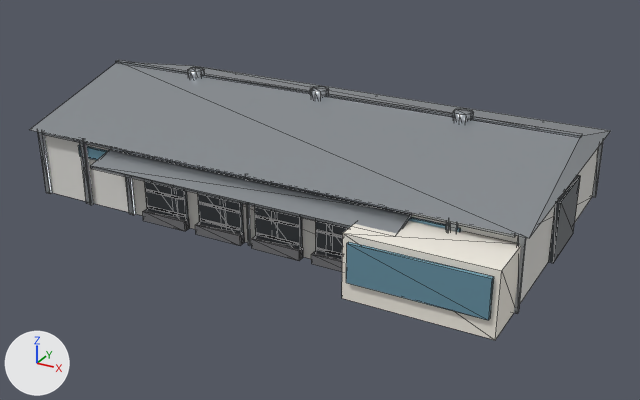
An edit to the glTF model src/assets/models/props/warehouse_small.glb, drawn before and after from the same camera.
Both versions are drawn from a 50 mm lens placed at (37.7, -68.4, 33.7), pointed at (1.8, -3.1, 1.0). The axes (+X, +Y, +Z) are drawn at lower left. The lights are the same throughout. The older version comes first. Mesh edges are drawn as thin lines. Vertices at exactly the same position are counted once.

Names of what the first picture shows: 'Merged_FacadeGlass', 'Merged_PropsMetal', 'Merged_RoofDark', 'Merged_WindowFrame', 'wh_office', 'wh_walls'.
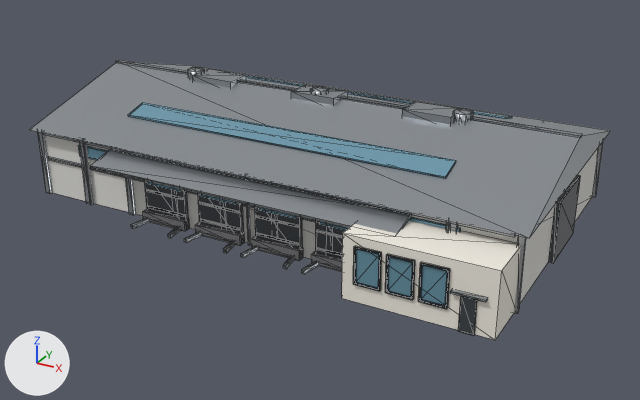
Where the change shows, as pixel boxes (x1, y1, x2, y2) in the pictures (640 x 400 px; the box of a moved part takes in the faces that stretch with it):
'Merged_FacadeGlass', reshaped: before (79, 145, 494, 320); after (79, 75, 513, 306)
'Merged_WindowFrame', reshaped: before (145, 175, 581, 263); after (145, 175, 581, 336)
part 1 of me_merged_propsmetal_mesh, added: after (450, 289, 488, 302)
part 2 of me_merged_propsmetal_mesh, added: after (48, 157, 316, 222)
part 3 of me_merged_propsmetal_mesh, added: after (193, 69, 246, 88)
part 4 of me_merged_propsmetal_mesh, added: after (291, 84, 348, 105)
part 5 of me_merged_propsmetal_mesh, added: after (402, 101, 463, 124)
part 6 of me_merged_propsmetal_mesh, added: after (131, 218, 319, 274)
part 7 of me_merged_windowframe_mesh, added: after (458, 296, 477, 336)
part 8 of me_merged_windowframe_mesh, added: after (353, 246, 382, 291)
part 9 of me_merged_windowframe_mesh, added: after (385, 254, 415, 300)
part 10 of me_merged_windowframe_mesh, added: after (418, 262, 450, 309)
part 11 of me_merged_roofdark_mesh, added: after (149, 219, 177, 228)
part 12 of me_merged_roofdark_mesh, added: after (202, 232, 232, 242)
part 13 of me_merged_roofdark_mesh, added: after (258, 247, 291, 257)
part 14 of me_merged_roofdark_mesh, added (mostly hidden): after (319, 262, 342, 270)
part 15 of me_merged_facadeglass_mesh, added: after (128, 102, 456, 230)
part 16 of me_merged_facadeglass_mesh, moved or reshaped: before (346, 242, 494, 320); after (356, 249, 447, 306)
part 17 of me_merged_facadeglass_mesh, added: after (246, 75, 513, 118)

Edits to the bpy script that builds the scene:
```text
Change me_merged_propsmetal_mesh:
    remove me_merged_propsmetal_mesh.from_pydata(...)  # 338 vertices, 524 faces; spans x -23.8..23.8, y -15.0..12.9, z 0.0..10.4
    add me_merged_propsmetal_mesh.from_pydata(...)  # 450 vertices, 692 faces; spans x -23.8..23.8, y -16.8..12.9, z 0.0..10.4
    me_merged_propsmetal_mesh part 1: a new loose piece, a box spanning x 19.6..22.2, y -16.83..-16.38, z 2.97..3.13, in mat_propsmetal (grey #adb3b8)
    me_merged_propsmetal_mesh part 2: a new loose piece, a box spanning x -22.54..22.54, y -12.2..-12.0, z 3.51..3.77, in mat_propsmetal (grey #adb3b8)
    me_merged_propsmetal_mesh part 3: a new loose piece, a box spanning x -13.2..-8.8, y -1.4..1.4, z 9.2..10.3, in mat_propsmetal (grey #adb3b8)
    me_merged_propsmetal_mesh part 4: a new loose piece, a box spanning x -2.2..2.2, y -1.4..1.4, z 9.2..10.3, in mat_propsmetal (grey #adb3b8)
    me_merged_propsmetal_mesh part 5: a new loose piece, a box spanning x 8.8..13.2, y -1.4..1.4, z 9.2..10.3, in mat_propsmetal (grey #adb3b8)
    me_merged_propsmetal_mesh part 6: 64 vertices added at x -10.8..10.8, y -14.7..-12.4, z 0.1..0.5
    other edits to the shape of me_merged_propsmetal_mesh do not show in these pictures
Change me_merged_windowframe_mesh:
    remove me_merged_windowframe_mesh.from_pydata(...)  # 40 vertices, 60 faces; spans x -10.8..23.4, y -12.4..3.2, z 0.0..5.4
    add me_merged_windowframe_mesh.from_pydata(...)  # 108 vertices, 144 faces; spans x -10.8..23.4, y -16.7..3.2, z 0.0..5.4
    me_merged_windowframe_mesh part 7: a new loose piece, a box spanning x 20.32..21.48, y -16.67..-16.49, z 0.0..2.9, in mat_windowframe (dark grey #505559)
    me_merged_windowframe_mesh part 8: a new loose piece of 20 vertices spanning x 12.0..14.2, y -16.7..-16.5, z 1.6..4.7, in mat_windowframe (dark grey #505559)
    me_merged_windowframe_mesh part 9: a new loose piece of 20 vertices spanning x 14.6..16.8, y -16.7..-16.5, z 1.6..4.7, in mat_windowframe (dark grey #505559)
    me_merged_windowframe_mesh part 10: a new loose piece of 20 vertices spanning x 17.2..19.4, y -16.7..-16.5, z 1.6..4.7, in mat_windowframe (dark grey #505559)
Change me_merged_roofdark_mesh:
    remove me_merged_roofdark_mesh.from_pydata(...)  # 96 vertices, 144 faces; spans x -10.9..10.9, y -12.9..-12.1, z 0.1..3.0
    add me_merged_roofdark_mesh.from_pydata(...)  # 128 vertices, 192 faces; spans x -10.9..10.9, y -12.9..-12.1, z 0.1..3.0
    me_merged_roofdark_mesh part 11: a new loose piece, a box spanning x -10.23..-7.03, y -12.89..-12.35, z 0.19..0.41, in mat_roofdark (grey #6f6f73)
    me_merged_roofdark_mesh part 12: a new loose piece, a box spanning x -4.47..-1.27, y -12.89..-12.35, z 0.19..0.41, in mat_roofdark (grey #6f6f73)
    me_merged_roofdark_mesh part 13: a new loose piece, a box spanning x 1.27..4.47, y -12.89..-12.35, z 0.19..0.41, in mat_roofdark (grey #6f6f73)
    me_merged_roofdark_mesh part 14: a new loose piece, a box spanning x 7.03..10.23, y -12.89..-12.35, z 0.19..0.41, in mat_roofdark (grey #6f6f73)
Change me_merged_facadeglass_mesh:
    remove me_merged_facadeglass_mesh.from_pydata(...)  # 24 vertices, 36 faces; spans x -18.4..22.5, y -16.8..12.2, z 1.6..5.7
    add me_merged_facadeglass_mesh.from_pydata(...)  # 60 vertices, 62 faces; spans x -18.4..19.2, y -16.5..12.2, z 1.7..8.5
    me_merged_facadeglass_mesh part 15: 24 vertices added at x -15.6..15.6, y -12.4..-6.1, z 3.6..8.5
    me_merged_facadeglass_mesh part 16: 8 vertices removed from x 11.5..22.5, y -16.8..-16.5, z 1.6..4.9; 12 vertices added at x 12.2..19.2, y -16.5, z 1.7..4.5
    me_merged_facadeglass_mesh part 17: 8 vertices added at x -15.6..15.6, y 6.1..8.4, z 7.8..8.5
```
